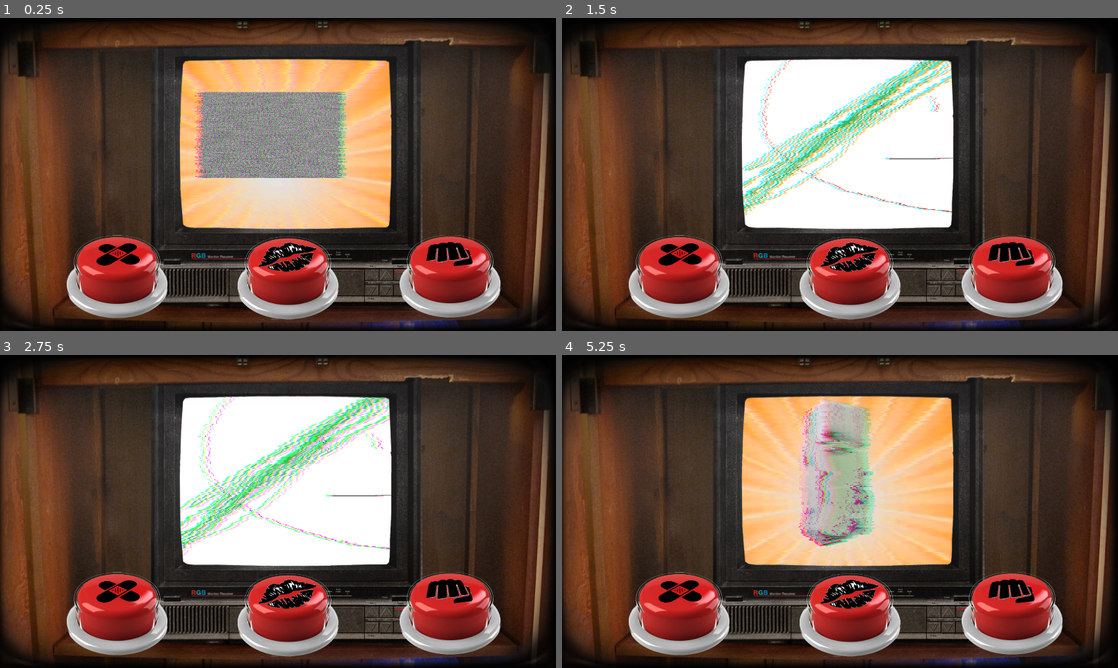
Above: before the commit, frames 1-4 (two rows, left to right).
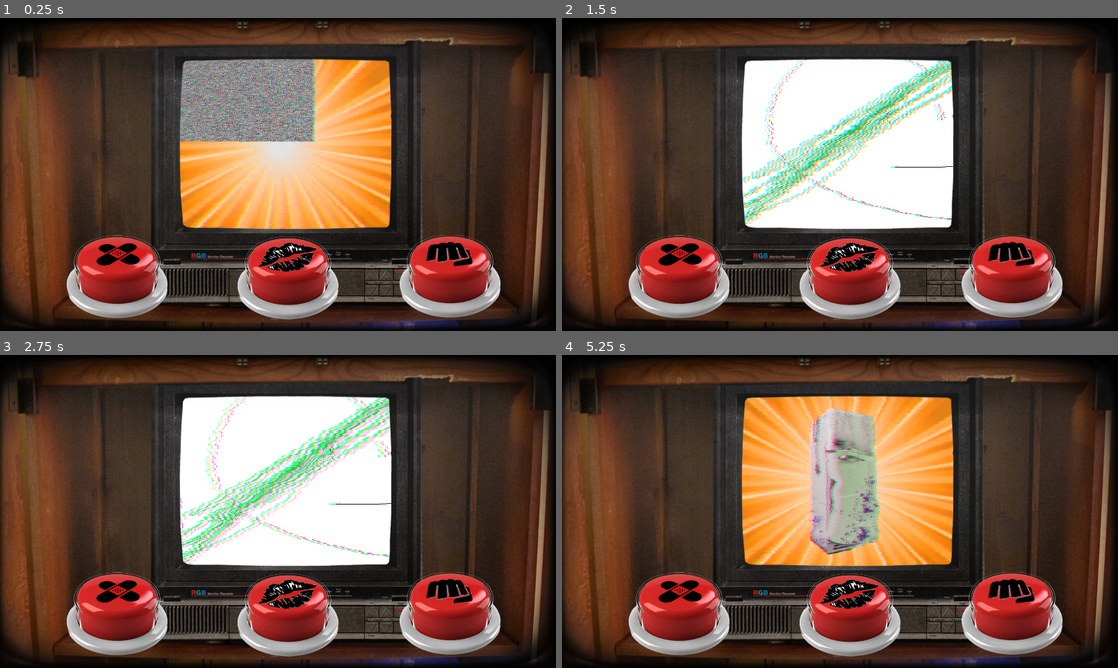
Above: after the commit, the same moments.

Repository: Rhevik/growup-mending
Game: Godot game, scene res://ui.tscn
Same seed, same stepped clock (60 frames per second), same inputs: the game is played once before the commit and once after it.
Inputs (mouse positions are in pixels of both pictures, inside the frame that each line leads up to):
- Up to frame 1 (0.25 s): no input
- Up to frame 2 (1.5 s): click (678, 277) at 0.5 s; click (851, 277) at 1.25 s
- Up to frame 3 (2.75 s): click (450, 611) at 2 s
- Up to frame 4 (5.25 s): click (678, 614) at 2.75 s; click (851, 614) at 3.5 s; click (1012, 611) at 4.25 s; click (678, 614) at 5 s

The runs differ from the first frame. In frame 1, 19% of the frame differs, in the area x 32-71%, y 13-68%; in frame 2, 6.0%; in frame 3, 6.4%; in frame 4, 16%.

Commit message:
Fix some of the framing
Still need the larger images and the static to line up properly

Diff:
--- a/FlexTaper/ChallengeDirector/challenge_director.gd
+++ b/FlexTaper/ChallengeDirector/challenge_director.gd
@@ -8,7 +8,9 @@
 @export var successMusic: AudioStreamPlayer
 @export var failMusic: AudioStreamPlayer
 @export var tvSprite: AnimatedSprite2D
+@export var tvBacking: Sprite2D
 @export var staticTv: SpriteFrames
+@export var renderViewport: SubViewport
 var challenge: Challenge
 var solution: Challenge.AcceptedSolutions
 
@@ -23,25 +25,35 @@
 		await ChallengeOuttroFail();
 	print("Challenge End")
 
+func SetSpriteFrames(given_frames: SpriteFrames):
+	print("Setting TV frame to: " + given_frames.resource_path)
+	tvSprite.sprite_frames = given_frames
+	var backing_size = tvBacking.texture.get_size()
+	var tv_size = tvSprite.sprite_frames.get_frame_texture(tvSprite.animation, tvSprite.frame).get_size()
+	var x = max(backing_size.x, tv_size.x)
+	var y = max(backing_size.y, tv_size.y)
+	renderViewport.size = Vector2(x, y)
+	print("Setting the subviewport to the size: " + str(x) + ", " + str(y))
+
 func ChallengeIntro():
 	print("Intro")
 	introTimer = get_node("IntroTimer")
 	introTimer.start()
 	tvStatic.play();
 	introMusic.play()
-	tvSprite.sprite_frames = staticTv
+	SetSpriteFrames(staticTv)
 	await introTimer.timeout
 	tvStatic.stop();
-	tvSprite.sprite_frames = challenge.damagedImage
+	SetSpriteFrames(challenge.damagedImage)
 
 func ChallengeOuttroSuccess():
 	successMusic.play();
-	tvSprite.sprite_frames = challenge.repairedImage
+	SetSpriteFrames(challenge.repairedImage)
 	await get_tree().create_timer(2.25).timeout
 
 func ChallengeOuttroFail():
 	failMusic.play();
-	tvSprite.sprite_frames = challenge.failedImage
+	SetSpriteFrames(challenge.failedImage)
 	print("Challenge Fail")
 	await get_tree().create_timer(2.25).timeout
 	print("Challenge Fail End")
--- a/FlexTaper/ui.tscn
+++ b/FlexTaper/ui.tscn
@@ -38,27 +38,25 @@
 anchor_top = 0.5
 anchor_right = 0.5
 anchor_bottom = 0.5
-offset_left = -472.0
+offset_left = -511.0
 offset_top = -463.0
 offset_right = 544.0
-offset_bottom = 438.0
+offset_bottom = 247.0
 grow_horizontal = 2
 grow_vertical = 2
 texture = SubResource("ViewportTexture_e2l4f")
-expand_mode = 2
 stretch_mode = 3
 
 [node name="SubViewport" type="SubViewport" parent="."]
-size = Vector2i(1982, 1052)
+size = Vector2i(760, 606)
 
 [node name="Backing" type="Sprite2D" parent="SubViewport"]
-position = Vector2(965.21, 500)
-scale = Vector2(1.75, 1.75)
 texture = ExtResource("2_cxd00")
+centered = false
 
 [node name="TelevisionAnimation" type="AnimatedSprite2D" parent="SubViewport"]
-position = Vector2(950, 402.045)
 sprite_frames = SubResource("SpriteFrames_7rqds")
+centered = false
 
 [node name="MainScreen" type="Sprite2D" parent="."]
 texture = ExtResource("1_ibotj")
@@ -67,8 +65,10 @@
 [node name="GameManager" parent="." instance=ExtResource("1_fyqef")]
 AllChallenges = Array[ExtResource("2_nltto")]([ExtResource("3_ibotj"), ExtResource("9_etlur")])
 
-[node name="ChallengeDirector" parent="GameManager" index="1" node_paths=PackedStringArray("tvSprite")]
+[node name="ChallengeDirector" parent="GameManager" index="1" node_paths=PackedStringArray("tvSprite", "tvBacking", "renderViewport")]
 tvSprite = NodePath("../../SubViewport/TelevisionAnimation")
+tvBacking = NodePath("../../SubViewport/Backing")
+renderViewport = NodePath("../../SubViewport")
 
 [node name="ActionButtons" type="Node" parent="."]
 
Not shown: 1 places in FlexTaper/Challenges/Fridge.tres that only renumber resources
Not shown: 1 places in FlexTaper/ui.tscn that only renumber resources
